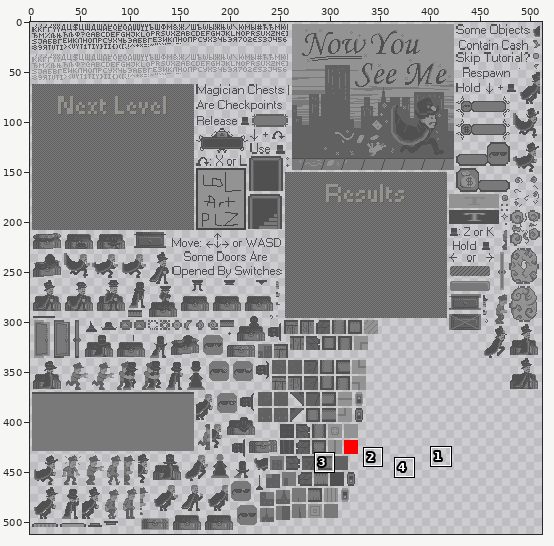
Two versions of one sprite sheet, Assets/Resources/Atlases/InGameAtlas.png. Above: a wide view before the commit, with the close-up outlined.
Close-up. First the earlier version:
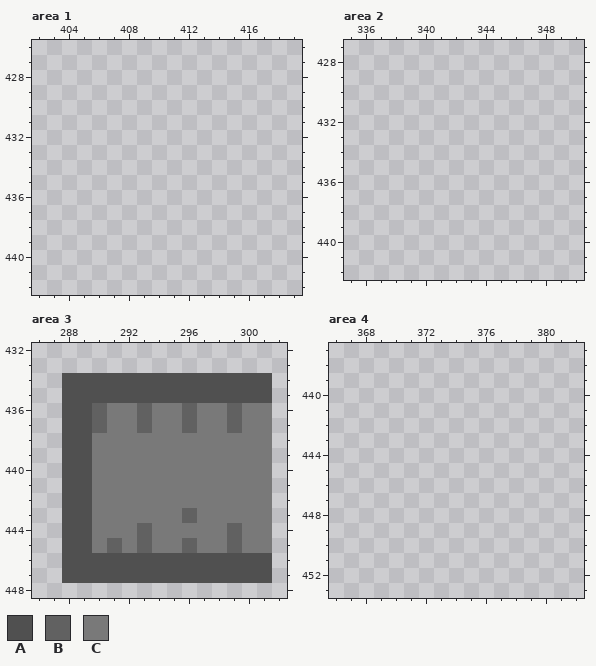
The file is 512x512 pixels. Colours within 5 levels of each other are drawn and written as one. Shown: area 1: x 402..419, y 426..442; area 2: x 335..350, y 427..442; area 3: x 286..302, y 432..448; area 4: x 366..382, y 437..453. The commit also changed other parts of the picture, which this record leaves out.
Palette (. is transparent): A #505050  B #616161  C #797979
Pixels before, area 3, first column x 288:
434 AAAAAAAAAAAAAA
435 AAAAAAAAAAAAAA
436 AABCCBCCBCCBCC
437 AABCCBCCBCCBCC
438 AACCCCCCCCCCCC
439 AACCCCCCCCCCCC
440 AACCCCCCCCCCCC
441 AACCCCCCCCCCCC
442 AACCCCCCCCCCCC
443 AACCCCCCBCCCCC
444 AACCCBCCCCCBCC
445 AACBCBCCBCCBCC
446 AAAAAAAAAAAAAA
447 AAAAAAAAAAAAAA
After:
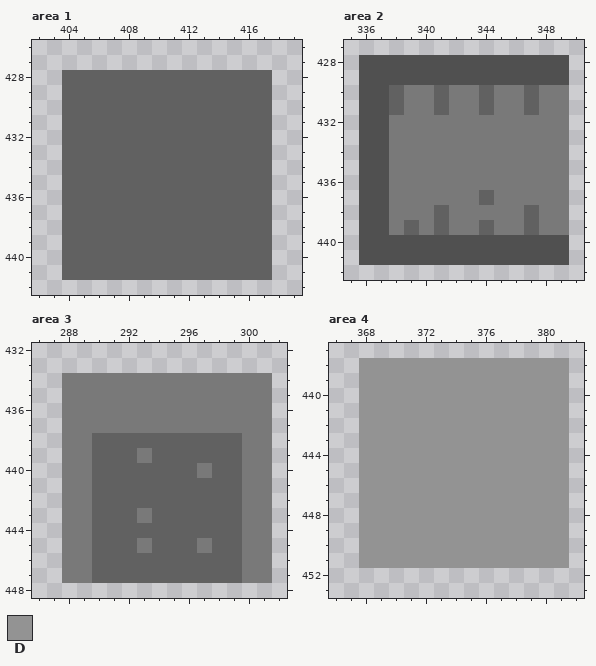
Colours new in this view: D #939393
What changed:
Changed rows in their new state; - is an unchanged pixel.
Area 1:
first column x 404:
428 BBBBBBBBBBBBBB
429 BBBBBBBBBBBBBB
430 BBBBBBBBBBBBBB
431 BBBBBBBBBBBBBB
432 BBBBBBBBBBBBBB
433 BBBBBBBBBBBBBB
434 BBBBBBBBBBBBBB
435 BBBBBBBBBBBBBB
436 BBBBBBBBBBBBBB
437 BBBBBBBBBBBBBB
438 BBBBBBBBBBBBBB
439 BBBBBBBBBBBBBB
440 BBBBBBBBBBBBBB
441 BBBBBBBBBBBBBB
Area 2:
first column x 336:
428 AAAAAAAAAAAAAA
429 AAAAAAAAAAAAAA
430 AABCCBCCBCCBCC
431 AABCCBCCBCCBCC
432 AACCCCCCCCCCCC
433 AACCCCCCCCCCCC
434 AACCCCCCCCCCCC
435 AACCCCCCCCCCCC
436 AACCCCCCCCCCCC
437 AACCCCCCBCCCCC
438 AACCCBCCCCCBCC
439 AACBCBCCBCCBCC
440 AAAAAAAAAAAAAA
441 AAAAAAAAAAAAAA
Area 3:
first column x 288:
434 CCCCCCCCCCCCCC
435 CCCCCCCCCCCCCC
436 CCC--C--C--C--
437 CCC--C--C--C--
438 CCBBBBBBBBBB--
439 CCBBB-BBBBBB--
440 CCBBBBBBB-BB--
441 CCBBBBBBBBBB--
442 CCBBBBBBBBBB--
443 CCBBB-BB-BBB--
444 CCBBB-BBBBB---
445 CCB-BCBB--B---
446 CCBBBBBBBBBBCC
447 CCBBBBBBBBBBCC
Area 4:
first column x 368:
438 DDDDDDDDDDDDDD
439 DDDDDDDDDDDDDD
440 DDDDDDDDDDDDDD
441 DDDDDDDDDDDDDD
442 DDDDDDDDDDDDDD
443 DDDDDDDDDDDDDD
444 DDDDDDDDDDDDDD
445 DDDDDDDDDDDDDD
446 DDDDDDDDDDDDDD
447 DDDDDDDDDDDDDD
448 DDDDDDDDDDDDDD
449 DDDDDDDDDDDDDD
450 DDDDDDDDDDDDDD
451 DDDDDDDDDDDDDD
